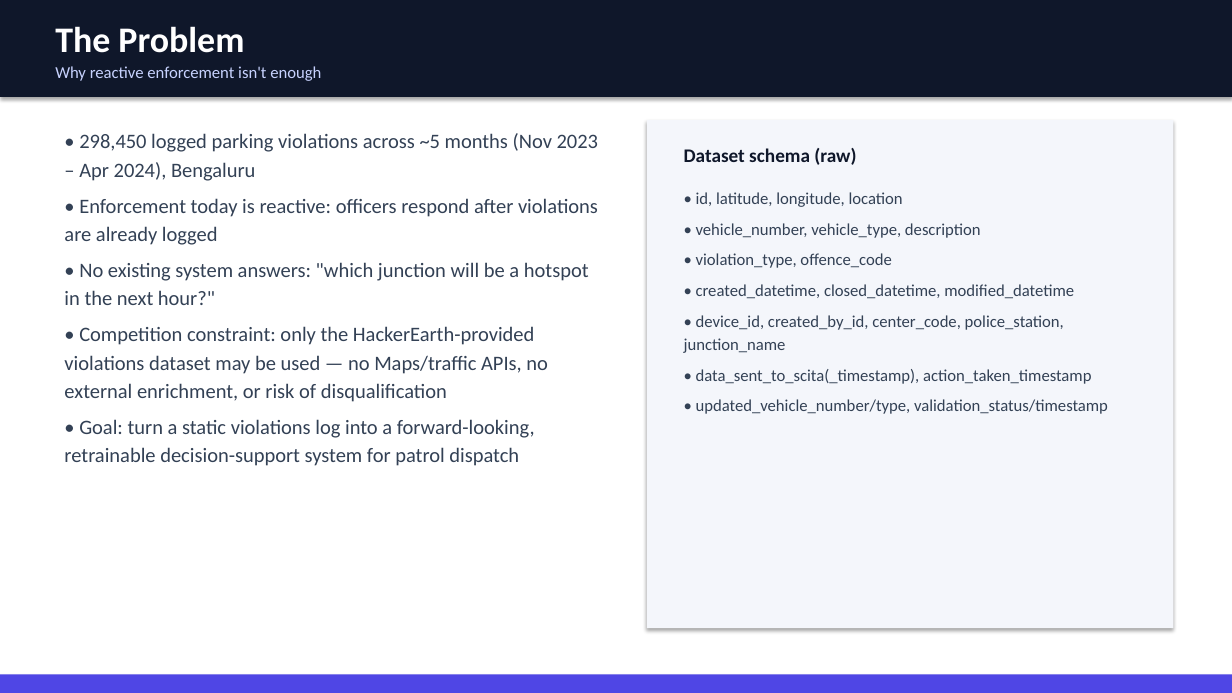
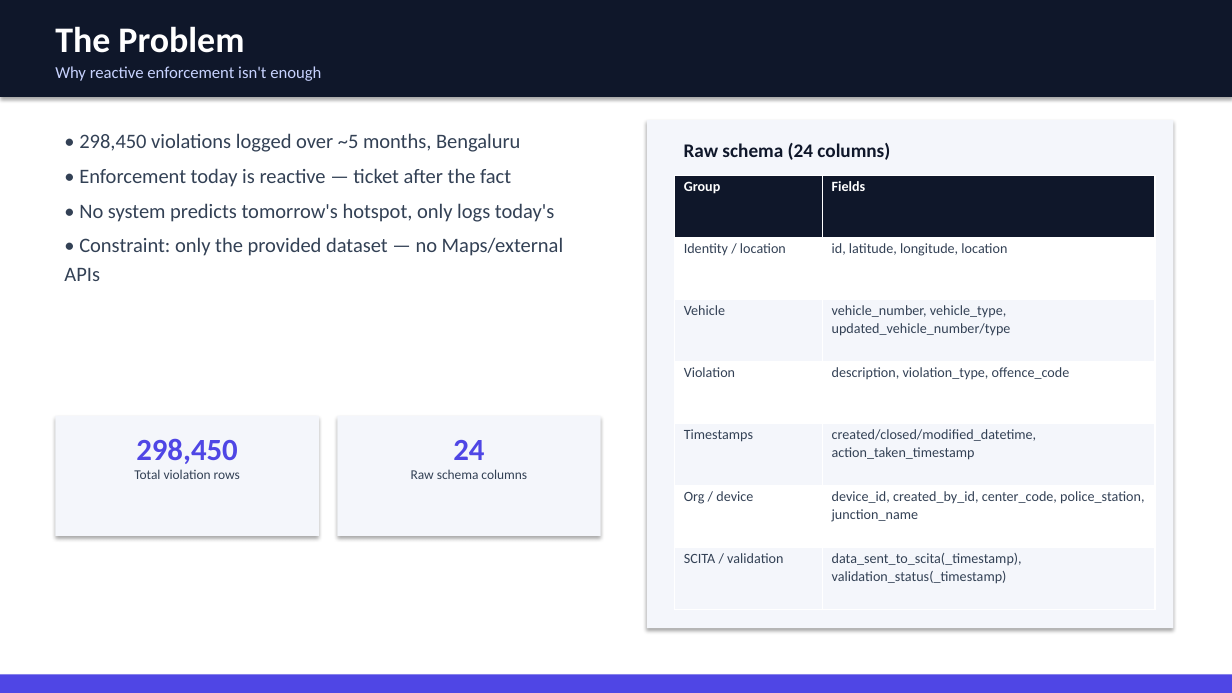
Before and after one commit to Kshitiz0809/Namma_Traffic, a slide deck: slide 2 of slides/Parking_Intelligence_Deck.pptx. Drawn at 1232x693 pixels with LibreOffice and Linux fonts; fonts in the diff are those of the drawing. Boxes give left, top, right and bottom in pixels: in the first picture for what was removed or moved away, otherwise in the second. Text is boxed around its words. In the diff, an @@ line names an element or a change of style, - is before the commit and + after.

Commit message:
Replace dense bullet paragraphs in slide deck with tables and charts
Every slide that was describing numbers in prose now uses a table or a
native PPTX bar/pie chart instead: model comparison table, multi-horizon
bar chart, risk-weight pie chart, spatial holdout drop bar chart,
regularization sweep bar chart, risk-distribution pie chart, schema/
feature/API/limitations tables. Bullet text kept to short one-liners.

```diff
--- a/slides/Parking_Intelligence_Deck.pptx
+++ b/slides/Parking_Intelligence_Deck.pptx
@@ text at <box>64,133,563,281</box>: text changed @@
-• 298,450 logged parking violations across ~5 months (Nov 2023 – Apr 2024), Bengaluru
-• Enforcement today is reactive: officers respond after violations are already logged
-• No existing system answers: "which junction will be a hotspot in the next hour?"
-• Competition constraint: only the HackerEarth-provided violations dataset may be used — no Maps/traffic APIs, no external enrichment, or risk of disqualification
-• Goal: turn a static violations log into a forward-looking, retrainable decision-support system for patrol dispatch
+• 298,450 violations logged over ~5 months, Bengaluru
+• Enforcement today is reactive — ticket after the fact
+• No system predicts tomorrow's hotspot, only logs today's
+• Constraint: only the provided dataset — no Maps/external APIs
@@ text at <box>684,143,890,160</box>: text changed @@
-Dataset schema (raw)
+Raw schema (24 columns)
@@ table added at <box>675,176,1155,610</box>, 7 rows, 2 columns @@
+Group | Fields
+Identity / location | id, latitude, longitude, location
+Vehicle | vehicle_number, vehicle_type, updated_vehicle_number/type
+Violation | description, violation_type, offence_code
+Timestamps | created/closed/modified_datetime, action_taken_timestamp
+Org / device | device_id, created_by_id, center_code, police_station, / junction_name
+SCITA / validation | data_sent_to_scita(_timestamp), validation_status(_timestamp)
@@ text removed at <box>684,192,1108,414</box> @@
-• id, latitude, longitude, location
-• vehicle_number, vehicle_type, description
-• violation_type, offence_code
-• created_datetime, closed_datetime, modified_datetime
-• device_id, created_by_id, center_code, police_station, junction_name
-• data_sent_to_scita(_timestamp), action_taken_timestamp
-• updated_vehicle_number/type, validation_status/timestamp
@@ rectangle added at <box>55,416,319,536</box>, fill #F4F6FB @@
@@ rectangle added at <box>337,416,601,536</box>, fill #F4F6FB @@
@@ text added at <box>134,438,240,479</box>, 10.5 pt, text #334155 @@
+298,450
+Total violation rows
@@ text added at <box>411,440,527,479</box>, 10.5 pt, text #334155 @@
+24
+Raw schema columns
```
Also in this commit, not shown: 10 other slides changed, 1 other file.
